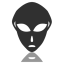
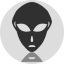
Two versions of the same layered image (64 × 64). Layer-by-layer changes:
added layer "Background #1" above "Background" over [0, 0, 64, 64]
